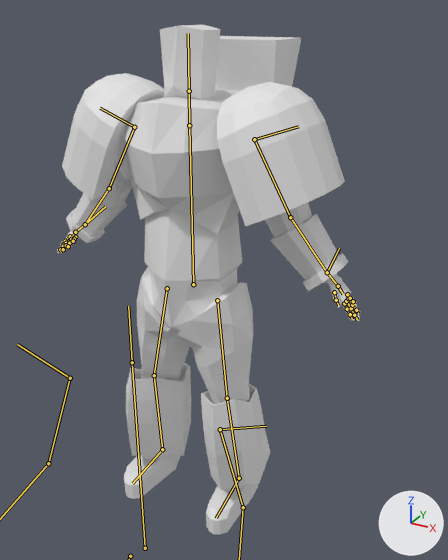
An edit to the Blender file 3DModel_Warhammer/Building/astartes/new/astartes.blend, drawn before and after from the same camera.
The view is the same before and after, from a camera (50 mm lens) standing at (1.58, -2.37, 2.71) and looking at (0.05, 0.42, 1.32). The axes (+X, +Y, +Z) are drawn at lower right. The lights are the same throughout. The bones that bend it are drawn over the model as lines.

Objects in the first picture: 'astartes'.
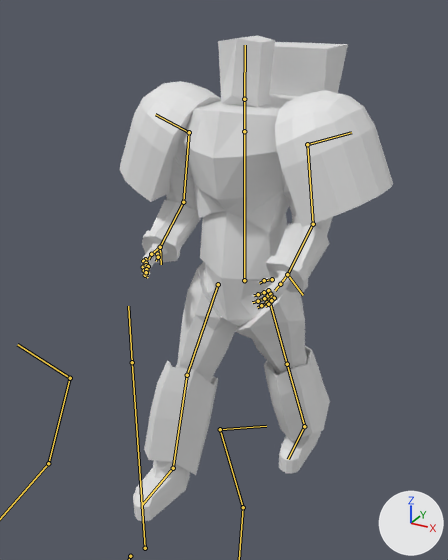
The newer file adds an action. The first version stands in its rest pose; the second is drawn at frame 40 of the action 'Move_Back'.

Location of each change, (x1, y1, x2, y2) in pixels of the pictures (448 x 560 px):
'astartes', posed (10% narrower): before (57, 25, 360, 535); after (120, 35, 393, 521)
bone 'Body', root to tip: before (193, 284) to (189, 125); after (244, 280) to (244, 131)
bone 'Hand.L', root to tip: before (290, 217) to (327, 272); after (313, 224) to (287, 274)
bone 'Hand.R', root to tip: before (109, 188) to (85, 224); after (183, 202) to (160, 247)
bone 'IKH.L', root to tip: before (327, 272) to (339, 248); after (287, 274) to (303, 295)
bone 'Finger_1.L.001', root to tip: before (334, 292) to (336, 300); after (272, 279) to (264, 280)
bone 'Finger_2.L.001', root to tip: before (347, 309) to (350, 314); after (264, 292) to (258, 294)
bone 'Finger_2.L.002', root to tip: before (350, 314) to (352, 319); after (258, 294) to (254, 295)
bone 'Finger_3.L.001', root to tip: before (351, 308) to (354, 315); after (264, 298) to (258, 301)
bone 'Finger_4.L.001', root to tip: before (352, 305) to (356, 310); after (267, 302) to (261, 305)
bone 'IKH.R', root to tip: before (85, 224) to (105, 206); after (160, 247) to (161, 264)
bone 'Finger_1.R', root to tip: before (70, 236) to (65, 241); after (157, 254) to (158, 257)
bone 'Finger_2.R.001', root to tip: before (63, 246) to (60, 249); after (143, 261) to (145, 264)
bone 'Finger_3.R.001', root to tip: before (66, 245) to (63, 249); after (143, 267) to (145, 270)
bone 'Finger_4.R.001', root to tip: before (69, 243) to (68, 246); after (144, 270) to (145, 275)
bone 'Finger_5.R.002', root to tip: before (73, 241) to (72, 242); after (146, 272) to (147, 275)

Edits to the bpy script that builds the scene:
```text
Change bone_body:
    where bone_body = bpy.data.objects['_Astartes'].pose.bones['Body']
    bone_body.location: (0.0, 0.0, 0.0) -> (0.203, -0.076, -0.378)
    bone_body.rotation_quaternion: (1.0, 0.0, 0.0, 0.0) -> (1.0, 0.011, 0.0, 0.0)  # degrees (0, 0, 0) -> degrees (1, 0, 0)
Change bone_hand_l:
    where bone_hand_l = bpy.data.objects['_Astartes'].pose.bones['Hand.L']  # child of 'Shoulder.L'
    bone_hand_l.rotation_quaternion: (1.0, 0.0, 0.0, 0.0) -> (0.857, -0.032, -0.113, -0.502)  # degrees (0, 0, 0) -> degrees (3, -13, -61)
Change bone_hand_r:
    where bone_hand_r = bpy.data.objects['_Astartes'].pose.bones['Hand.R']  # child of 'Shoulder.R'
    bone_hand_r.rotation_quaternion: (1.0, 0.0, 0.0, 0.0) -> (0.126, -0.111, 0.157, -0.973)  # degrees (0, 0, 0) -> degrees (-20, -10, -163)
Change bone_ik_l:
    where bone_ik_l = bpy.data.objects['_Astartes'].pose.bones['IK.L']
    bone_ik_l.location: (0.0, 0.0, 0.0) -> (0.203, 0.791, -0.314)
Change bone_knee_l:
    where bone_knee_l = bpy.data.objects['_Astartes'].pose.bones['Knee.L']
    bone_knee_l.location: (0.0, 0.0, 0.0) -> (0.203, 0.0, -0.257)
Change bone_ikh_l:
    where bone_ikh_l = bpy.data.objects['_Astartes'].pose.bones['IKH.L']
    bone_ikh_l.location: (0.0, 0.0, 0.0) -> (-0.269, 0.013, -0.088)
    bone_ikh_l.rotation_quaternion: (1.0, 0.0, 0.0, 0.0) -> (0.76, -0.468, 0.296, -0.34)  # degrees (0, 0, 0) -> degrees (-67, 8, -53)
Change bone_finger_1_l_001:
    where bone_finger_1_l_001 = bpy.data.objects['_Astartes'].pose.bones['Finger_1.L.001']  # child of 'Wrist.L'
    bone_finger_1_l_001.location: (0.0, 0.0, 0.0) -> (0.007, -0.008, -0.038)
    bone_finger_1_l_001.rotation_quaternion: (1.0, 0.0, 0.0, 0.0) -> (0.817, -0.256, 0.448, -0.258)  # degrees (0, 0, 0) -> degrees (-54, 37, -54)
Change bone_finger_2_l_001:
    where bone_finger_2_l_001 = bpy.data.objects['_Astartes'].pose.bones['Finger_2.L.001']  # child of 'Finger_2.L'
    bone_finger_2_l_001.rotation_quaternion: (1.0, 0.0, 0.0, 0.0) -> (0.971, -0.216, 0.101, -0.004)  # degrees (0, 0, 0) -> degrees (-25, 11, -3)
Change bone_finger_2_l_002:
    where bone_finger_2_l_002 = bpy.data.objects['_Astartes'].pose.bones['Finger_2.L.002']  # child of 'Finger_2.L.001'
    bone_finger_2_l_002.rotation_quaternion: (1.0, 0.0, 0.0, 0.0) -> (0.992, -0.112, 0.053, -0.003)  # degrees (0, 0, 0) -> degrees (-13, 6, -1)
Change bone_finger_3_l_001:
    where bone_finger_3_l_001 = bpy.data.objects['_Astartes'].pose.bones['Finger_3.L.001']  # child of 'Finger_3.L'
    bone_finger_3_l_001.rotation_quaternion: (1.0, 0.0, 0.0, 0.0) -> (0.963, -0.248, 0.102, 0.003)  # degrees (0, 0, 0) -> degrees (-29, 11, -3)
Change bone_finger_4_l_001:
    where bone_finger_4_l_001 = bpy.data.objects['_Astartes'].pose.bones['Finger_4.L.001']  # child of 'Finger_4.L'
    bone_finger_4_l_001.rotation_quaternion: (1.0, 0.0, 0.0, 0.0) -> (0.985, -0.154, 0.068, -0.032)  # degrees (0, 0, 0) -> degrees (-18, 7, -5)
Change bone_ik_r:
    where bone_ik_r = bpy.data.objects['_Astartes'].pose.bones['IK.R']
    bone_ik_r.location: (0.0, 0.0, 0.0) -> (0.203, -0.142, 0.056)
Change bone_knee_r:
    where bone_knee_r = bpy.data.objects['_Astartes'].pose.bones['Knee.R']
    bone_knee_r.location: (0.0, 0.0, 0.0) -> (0.203, 0.0, -0.257)
Change bone_ikh_r:
    where bone_ikh_r = bpy.data.objects['_Astartes'].pose.bones['IKH.R']
    bone_ikh_r.location: (0.0, 0.0, 0.0) -> (0.638, 0.045, -0.083)
    bone_ikh_r.rotation_quaternion: (1.0, 0.0, 0.0, 0.0) -> (0.754, -0.496, -0.218, 0.371)  # degrees (0, 0, 0) -> degrees (-66, 2, 51)
Change bone_finger_1_r:
    where bone_finger_1_r = bpy.data.objects['_Astartes'].pose.bones['Finger_1.R']  # child of 'Wrist.R'
    bone_finger_1_r.location: (0.0, 0.0, 0.0) -> (-0.052, 0.005, -0.029)
    bone_finger_1_r.rotation_quaternion: (1.0, 0.0, 0.0, 0.0) -> (0.892, -0.142, -0.353, 0.244)  # degrees (0, 0, 0) -> degrees (-31, -34, 40)
Change bone_finger_2_r_001:
    where bone_finger_2_r_001 = bpy.data.objects['_Astartes'].pose.bones['Finger_2.R.001']  # child of 'Finger_2.R'
    bone_finger_2_r_001.rotation_quaternion: (1.0, 0.0, 0.0, 0.0) -> (0.949, 0.287, -0.039, 0.125)  # degrees (0, 0, 0) -> degrees (33, -8, 13)
Change bone_finger_3_r_001:
    where bone_finger_3_r_001 = bpy.data.objects['_Astartes'].pose.bones['Finger_3.R.001']  # child of 'Finger_3.R'
    bone_finger_3_r_001.rotation_quaternion: (1.0, 0.0, 0.0, 0.0) -> (0.929, 0.352, -0.072, 0.087)  # degrees (0, 0, 0) -> degrees (41, -11, 6)
Change bone_finger_4_r_001:
    where bone_finger_4_r_001 = bpy.data.objects['_Astartes'].pose.bones['Finger_4.R.001']  # child of 'Finger_4.R'
    bone_finger_4_r_001.rotation_quaternion: (1.0, 0.0, 0.0, 0.0) -> (0.961, 0.236, -0.116, -0.087)  # degrees (0, 0, 0) -> degrees (29, -10, -13)
Change bone_finger_5_r_002:
    where bone_finger_5_r_002 = bpy.data.objects['_Astartes'].pose.bones['Finger_5.R.002']  # child of 'Finger_5.R.001'
    bone_finger_5_r_002.rotation_quaternion: (1.0, 0.0, 0.0, 0.0) -> (0.959, 0.217, -0.128, -0.131)  # degrees (0, 0, 0) -> degrees (27, -11, -18)
```
